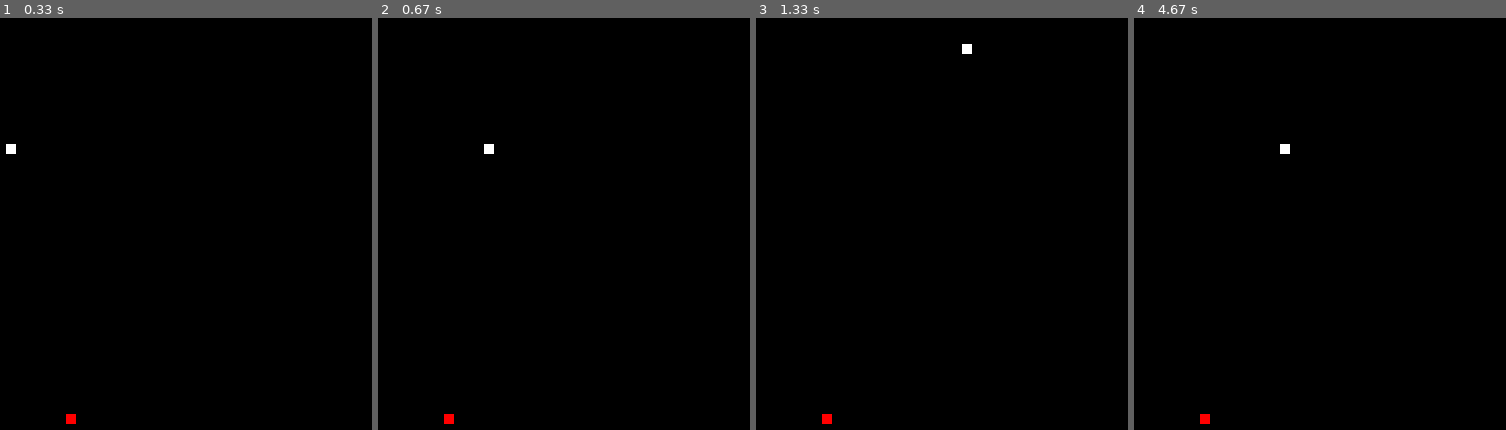
Above: before the commit, frames 1-4 (left to right).
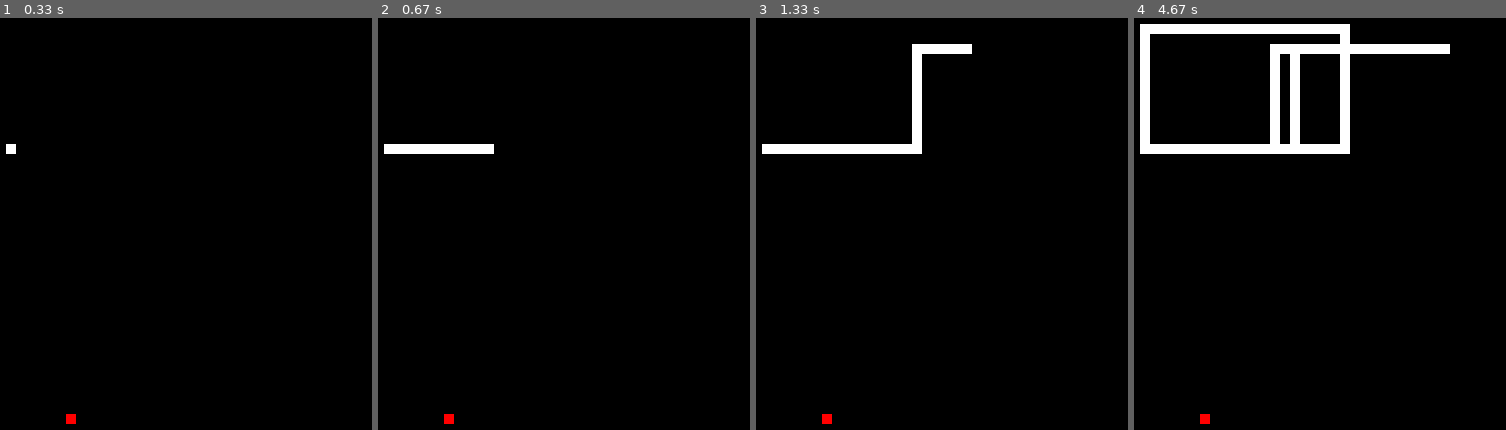
Above: after the commit, the same moments.

Repository: bitmap357/Pygame_Snake
Game: pygame game, started from Snake Game.py
Same seed, same stepped clock (60 frames per second), same inputs: the game is played once before the commit and once after it.
Inputs:
- Up to frame 1 (0.33 s): no input
- Up to frame 2 (0.67 s): hold Right from 0.33 s (still down)
- Up to frame 3 (1.33 s): release Right at 0.8 s; hold Up 0.83-1.13 s; hold Right from 1.17 s (still down)
- Up to frame 4 (4.67 s): release Right at 1.63 s; hold Left 1.67-2.2 s; hold Down 2.23-2.53 s; hold Left 2.57-2.97 s; hold Up 3-3.37 s; hold Right 3.4-4.03 s; hold Down 4.07-4.43 s; hold Left from 4.47 s (still down)

Frame 1 is identical in both runs. In frame 2, 0.7% of the frame differs, in the area x 1-29%, y 30-34%; in frame 3, 2.0%; in frame 4, 6.4%, in the area x 1-85%, y 1-34%.

Commit message:
snake head, snake body

Diff:
--- a/Snake Game.py
+++ b/Snake Game.py
@@ -73,6 +73,7 @@
         score += 1
 
     pygame.draw.rect(window, red, [foodx, foody, 10, 10])
-    pygame.draw.rect(window, white, [x1, y1, 10, 10])
+    for segment in snake_body:
+        pygame.draw.rect(window, white, [segment[0], segment[1], 10, 10])
     pygame.display.update()
     clock.tick(30)
